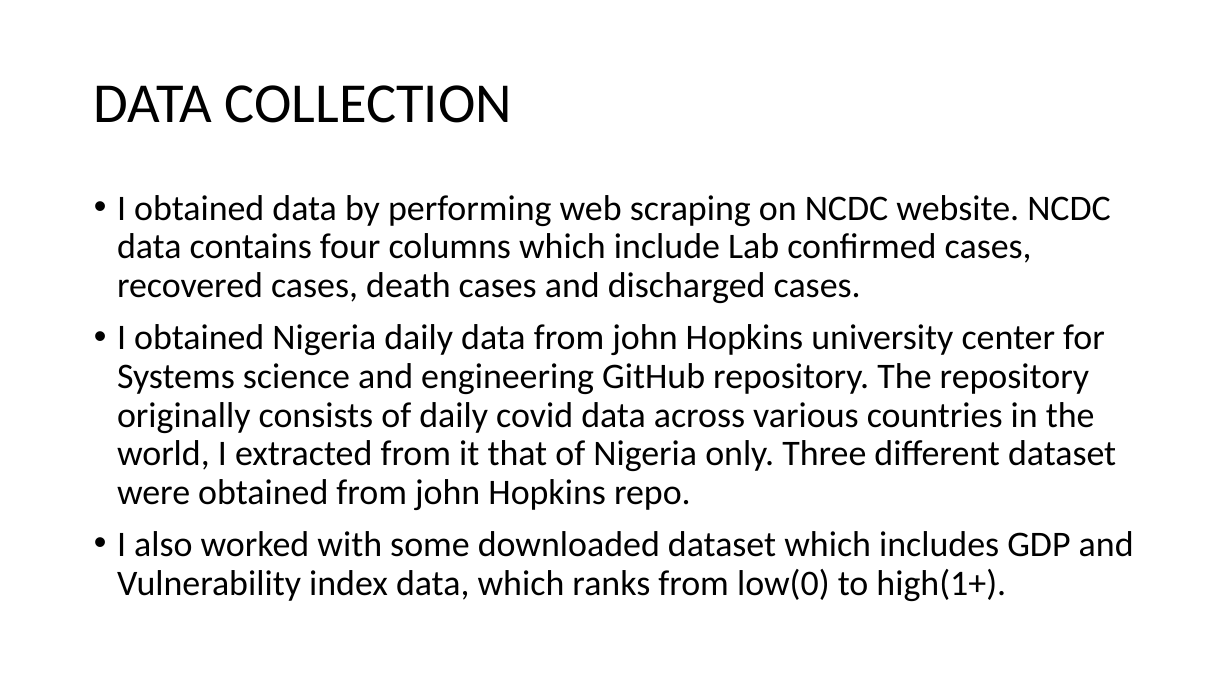
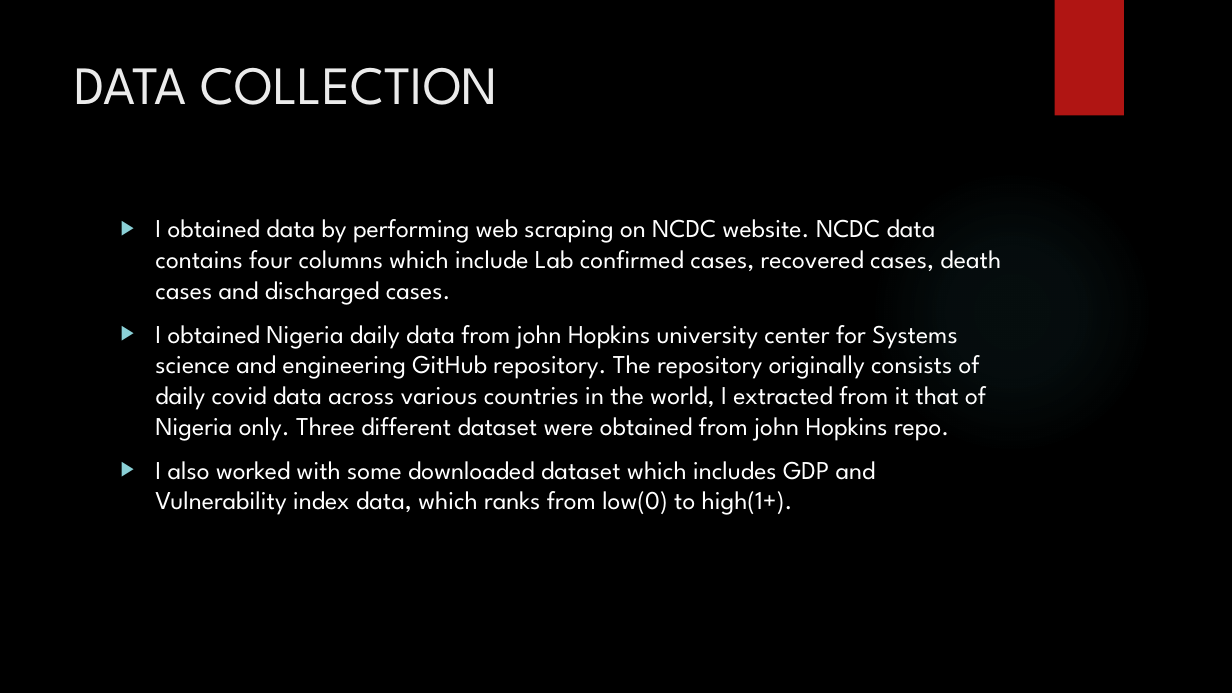
Before and after one commit to muhahahmad68/Nigeria-COVID-19-Data-Analysis-Using-Python, a slide deck: slide 3 of NIGERIA COVID-19 ANALYSIS.pptx. Drawn at 1232x693 pixels with LibreOffice and Linux fonts; fonts in the diff are those of the drawing; background and template pictures are left out. Boxes give left, top, right and bottom in pixels: in the first picture for what was removed or moved away, otherwise in the second. Text is boxed around its words. In the diff, an @@ line names an element or a change of style, - is before the commit and + after.

```diff
--- a/NIGERIA COVID-19 ANALYSIS.pptx
+++ b/NIGERIA COVID-19 ANALYSIS.pptx
@@ background #FFFFFF to picture (left out) @@
@@ rectangle added at (1055,0,1124,116), fill #B01513 @@
@@ title "DATA COLLECTION": place and size @@
-title "DATA COLLECTION" at (94,85,512,123)
+title "DATA COLLECTION" at (75,67,498,105)
@@ title "DATA COLLECTION" at (75,67,498,105): size 44 to 42 pt, font Calibri to League Spartan, text colour #000000 to #EBEBEB; line spacing 0.9 to 1; vertical alignment middle to top @@
@@ ellipse added at (870,169,1154,454), fill gradient #50B9C1 @@
@@ text "I obtained data by performing ...": place and size @@
-text "I obtained data by performing ..." at (117,195,1134,601)
+text "I obtained data by performing ..." at (155,219,1001,515)
@@ text "I obtained data by performing ..." at (155,219,1001,515): size 28 to 20 pt, font Calibri to League Spartan, text colour #000000 to #FFFFFF; bullet • to ▶; line spacing 0.9 to 1 @@
```
Also in this commit, not shown: 6 other slides changed, 5 slides added, 1 slide removed, 2 other files.
